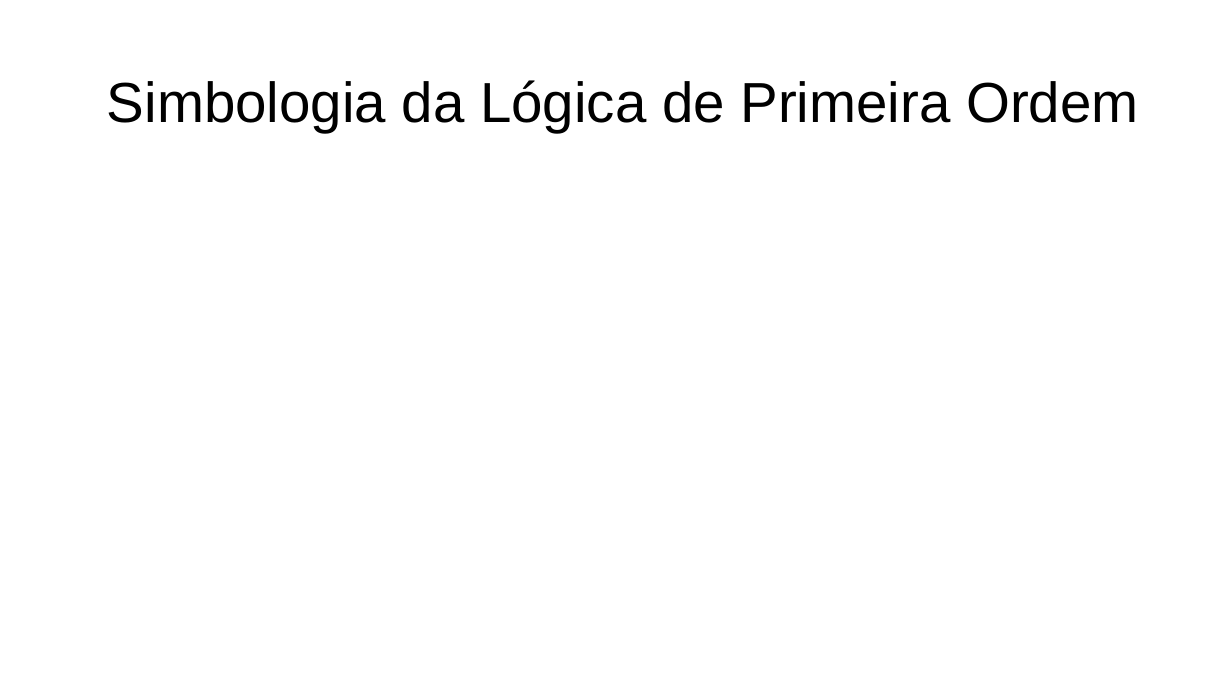
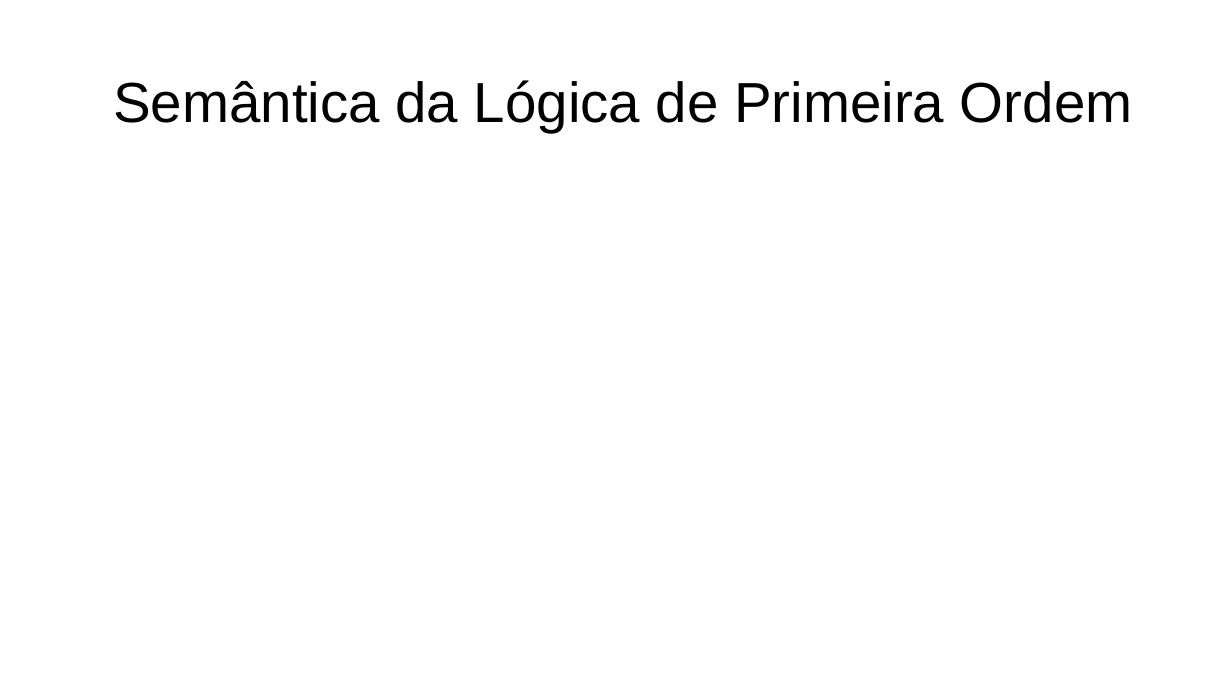
Before and after one commit to vbob/Engenharia, a slide deck: slide 22 of 8º Período/Inteligência Artificial/Lógica de Primeira Ordem.pptx. Drawn at 1232x693 pixels with LibreOffice and Linux fonts; fonts in the diff are those of the drawing; grey boxes stand for pictures. Boxes give left, top, right and bottom in pixels: in the first picture for what was removed or moved away, otherwise in the second. Text is boxed around its words. In the diff, an @@ line names an element or a change of style, - is before the commit and + after.

Commit message:
finalizada logica de 1a ordem

```diff
--- a/8º Período/Inteligência Artificial/Lógica de Primeira Ordem.pptx
+++ b/8º Período/Inteligência Artificial/Lógica de Primeira Ordem.pptx
@@ title at (113, 80, 1133, 132): text changed @@
-Simbologia da Lógica de Primeira Ordem
+Semântica da Lógica de Primeira Ordem
```
Also in this commit, not shown: 1 other slide changed, 5 slides added, 1 other file.
